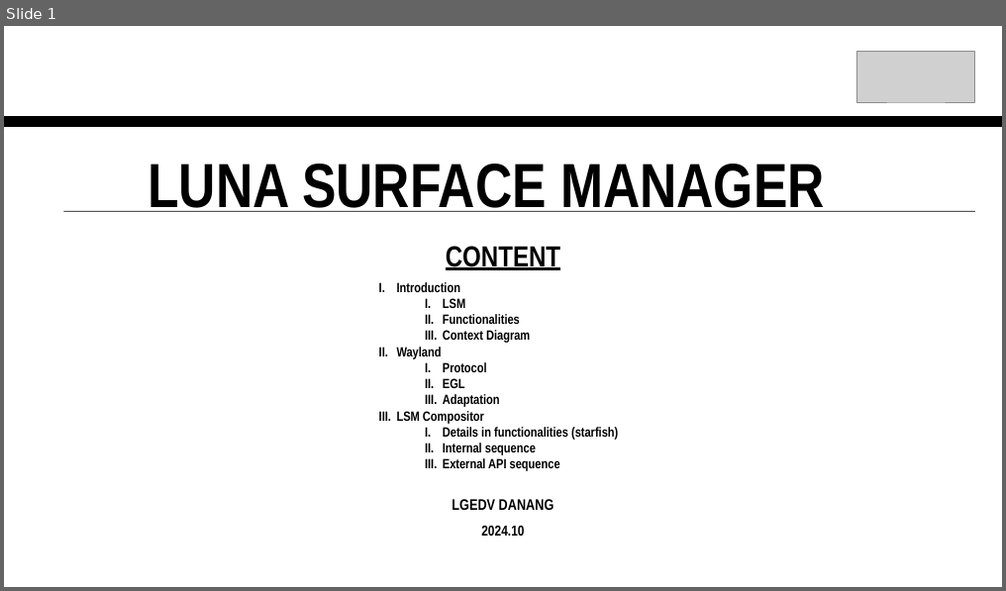
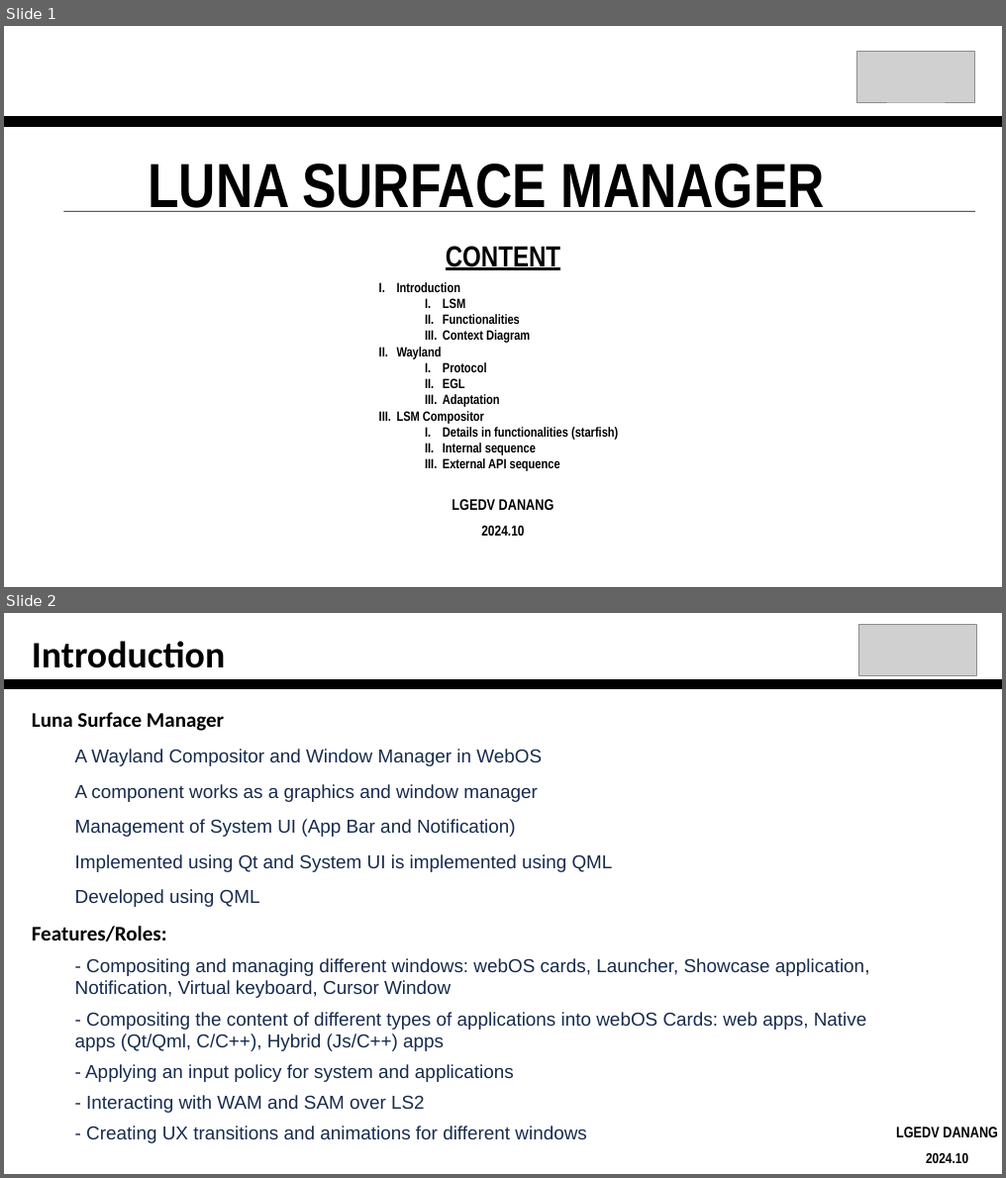
Before and after one commit to PhanNgocTrieu/SWPCT, a slide deck: present/LSM-WebOS.pptx. Shown one above the other, each under a label of ours: slide 1 before the commit, slides 1 and 2 after it. The pictures are 1006x591 and 1006x1178 pixels, drawn with LibreOffice and Linux fonts; fonts in the diff are those of the drawing; grey boxes stand for pictures. Boxes give left, top, right and bottom in pixels: in the first picture for what was removed or moved away, otherwise in the second. Text is boxed around its words. In the diff, an @@ line names an element or a change of style, - is before the commit and + after.

```diff
--- a/present/LSM-WebOS.pptx
+++ b/present/LSM-WebOS.pptx
@@ slide 2 added at (4, 613, 1002, 1174), background #FFFFFF @@
@@ text added at (32, 641, 225, 668), 36 pt, text #000000, bold @@
+Introduction
@@ picture added at (859, 624, 976, 676) @@
@@ rectangle added at (4, 679, 1002, 689), fill #000000, outline #000000 1 pt @@
@@ text added at (32, 712, 224, 731), 20 pt, text #000000, bold @@
+Luna Surface Manager
@@ text added at (75, 749, 542, 766), 18 pt, text #172B4D @@
+A Wayland Compositor and Window Manager in WebOS
@@ text added at (75, 784, 538, 802), 18 pt, text #172B4D @@
+A component works as a graphics and window manager
@@ text added at (75, 819, 516, 837), 18 pt, text #172B4D @@
+Management of System UI (App Bar and Notification)
@@ text added at (75, 855, 613, 872), 18 pt, text #172B4D @@
+Implemented using Qt and System UI is implemented using QML
@@ text added at (75, 889, 260, 907), 18 pt, text #172B4D @@
+Developed using QML
@@ text added at (32, 926, 167, 942), 20 pt, text #000000, bold @@
+Features/Roles:
@@ text added at (75, 959, 870, 998), 18 pt, text #172B4D @@
+- Compositing and managing different windows: webOS cards, Launcher, Showcase application, Notification, Virtual keyboard, Cursor Window
@@ text added at (75, 1012, 867, 1052), 18 pt, text #172B4D @@
+- Compositing the content of different types of applications into webOS Cards: web apps, Native apps (Qt/Qml, C/C++), Hybrid (Js/C++) apps
@@ text added at (85, 1064, 514, 1082), 18 pt, text #172B4D @@
+- Applying an input policy for system and applications
@@ text added at (86, 1095, 425, 1113), 18 pt, text #172B4D @@
+- Interacting with WAM and SAM over LS2
@@ text added at (86, 1126, 586, 1144), 18 pt, text #172B4D @@
+- Creating UX transitions and animations for different windows
@@ text added at (896, 1127, 998, 1138), 14.8 pt, text #000000, bold @@
+LGEDV DANANG
@@ text added at (926, 1154, 968, 1163), 13.8 pt, text #000000, bold @@
+2024.10
```
Also in this commit, not shown: 1 slide changed, 8 other files.
